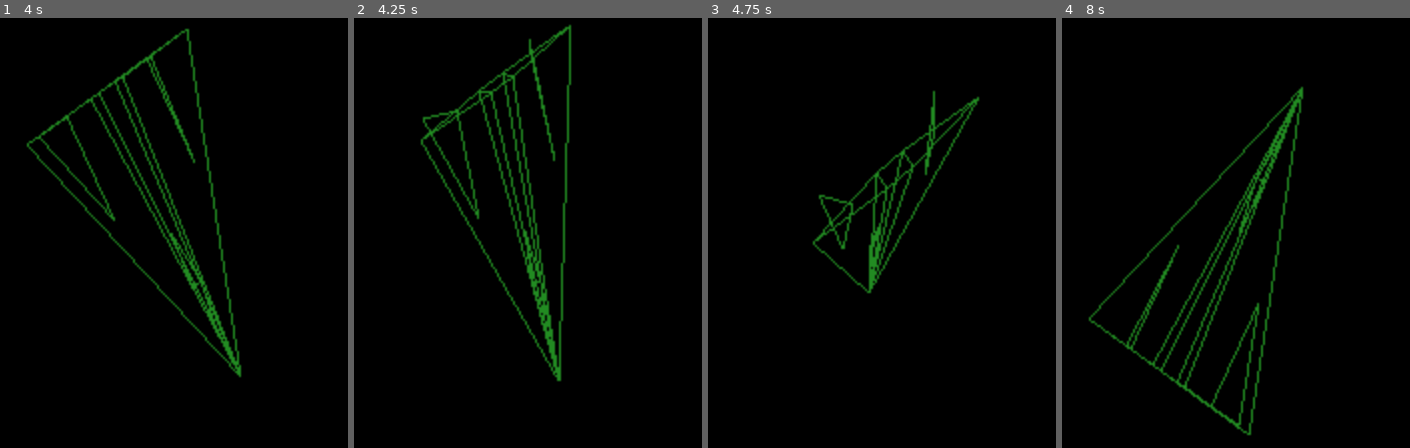
Above: before the commit, frames 1-4 (left to right).
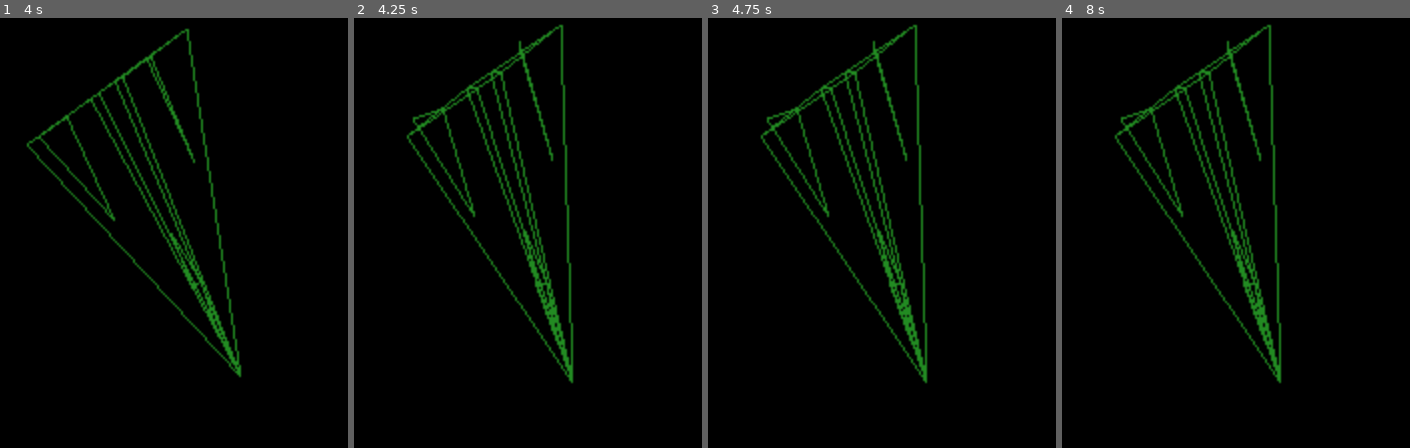
Above: after the commit, the same moments.

Repository: FlauschBert/GodotFox
Game: Godot game, scene res://main.tscn
Same seed, same stepped clock (60 frames per second), same inputs: the game is played once before the commit and once after it.
Inputs:
- Up to frame 1 (4 s): no input
- Up to frame 2 (4.25 s): tap Space (PAUSE, bound only after the commit) at 4.15 s
- Up to frame 3 (4.75 s): no input
- Up to frame 4 (8 s): no input

Frame 1 is identical in both runs. In frame 2, 9.7% of the frame differs, in the area x 14-64%, y 1-86%; in frame 3, 9.2%; in frame 4, 12%, in the area x 7-70%, y 1-98%.

Commit message:
add pause

Diff:
--- a/main.gd
+++ b/main.gd
@@ -5,11 +5,12 @@
 # size of SubViewport
 const _screenSize: Vector2i = Vector2i(320, 256)
 
-var _linePnts: Array[int] = [
+var _lines: Array[int] = [
 	# RUMPF
 	-50,  0,  0, 50,  0, 40,
+	-50,  0,  0, 50,  0,-40,
+
 	 50,  0, 40, 50,  3,  6,
-	-50,  0,  0, 50,  0,-40,
 
 		 50,  0, 40, 50, -3,  6
    ,      50,  3,  6, 50, -3,  6
@@ -54,6 +55,7 @@
 
 var _projection: Projection = Projection.IDENTITY
 
+var _rotate: bool = true
 
 
 func rotatePnt(pnt: Vector3, angles: Vector3) -> Vector3:
@@ -83,10 +85,10 @@
 
 func _draw():
 	var index = 0
-	while index < _linePnts.size():
-		var p1: Vector3 = nextPnt(index, _linePnts)
+	while index < _lines.size():
+		var p1: Vector3 = nextPnt(index, _lines)
 		index += 3
-		var p2: Vector3 = nextPnt(index, _linePnts)
+		var p2: Vector3 = nextPnt(index, _lines)
 		index += 3
 
 		p1 = rotatePnt(p1, _angles)
@@ -99,5 +101,13 @@
 
 
 func _process(_delta):
+	if not _rotate:
+		return
+
 	_angles += Vector3(1.0, 3.0, 2.0) * 0.5
 	queue_redraw()
+
+
+func _input(event):
+	if event.is_action_pressed("PAUSE"):
+		_rotate = not _rotate
--- a/project.godot
+++ b/project.godot
@@ -20,6 +20,14 @@
 window/size/viewport_width=640
 window/size/viewport_height=512
 
+[input]
+
+PAUSE={
+"deadzone": 0.5,
+"events": [null, Object(InputEventKey,"resource_local_to_scene":false,"resource_name":"","device":-1,"window_id":0,"alt_pressed":false,"shift_pressed":false,"ctrl_pressed":false,"meta_pressed":false,"pressed":false,"keycode":0,"physical_keycode":32,"key_label":0,"unicode":32,"echo":false,"script":null)
+]
+}
+
 [rendering]
 
 environment/defaults/default_clear_color=Color(0, 0, 0, 1)
